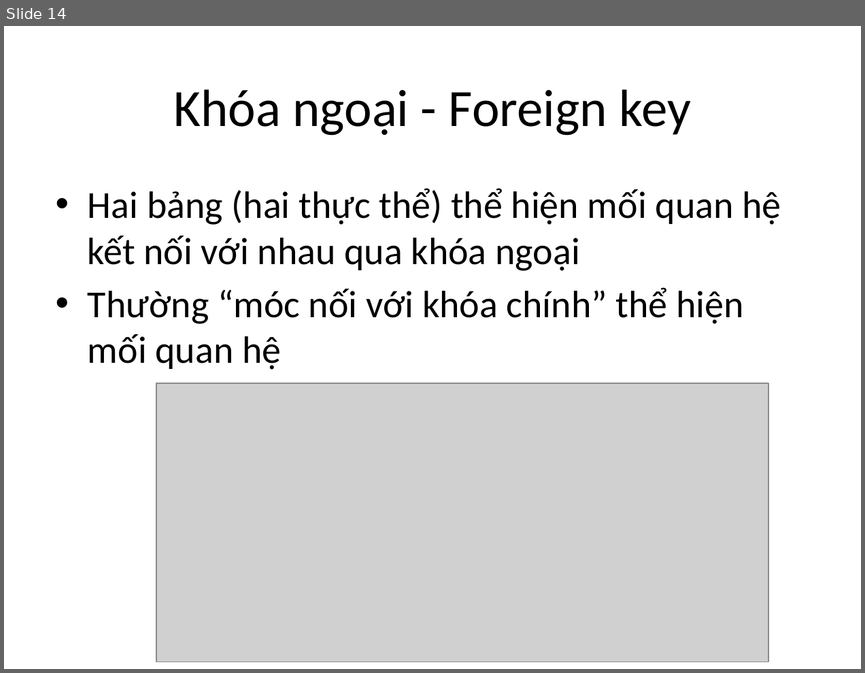
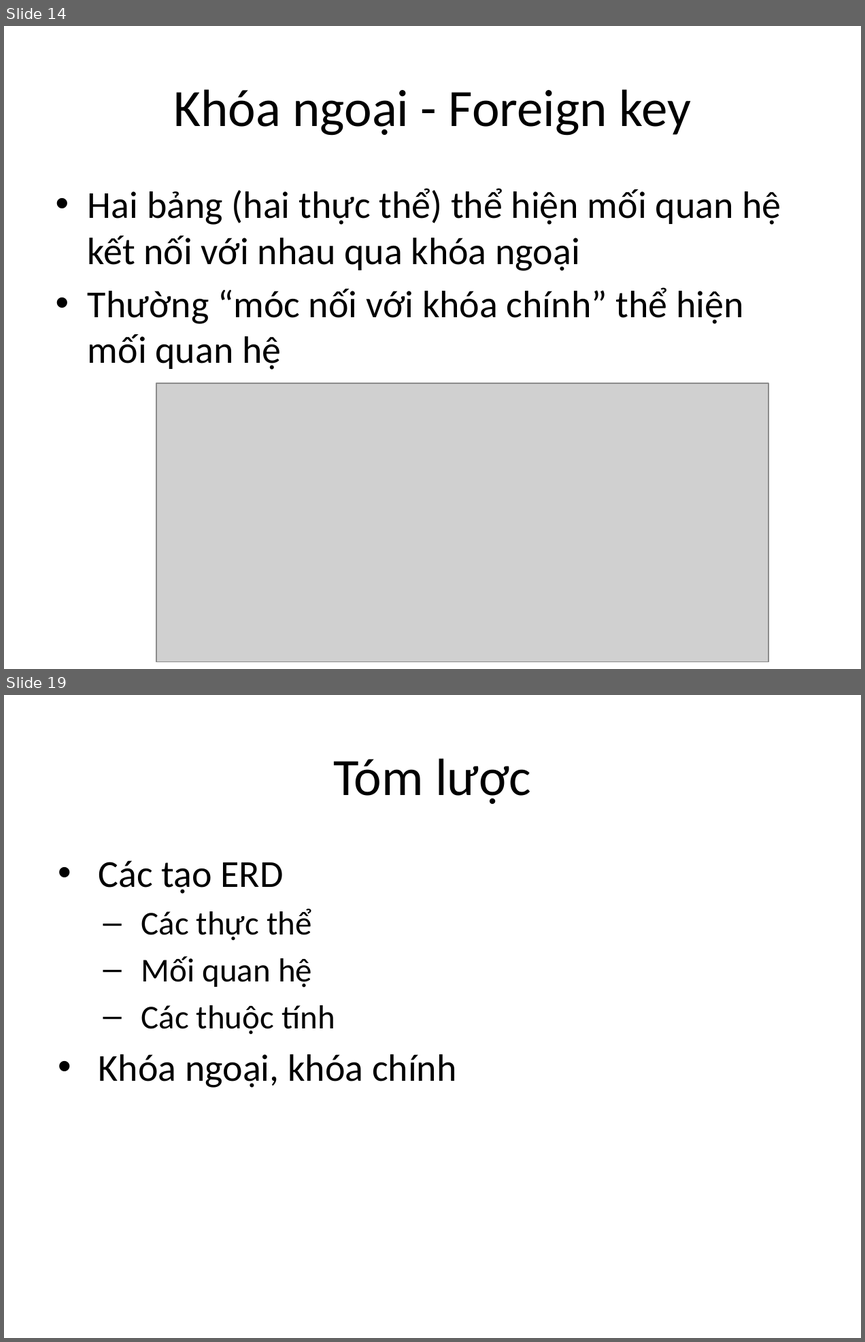
Before and after one commit to phithanh97cs/T3H, a slide deck: Database/RDBMS/2. Thiết kế CSDL.pptx. Shown one above the other, each under a label of ours: slide 14 before the commit, slides 14 and 19 after it; the slides between them are not shown. The pictures are 865x673 and 865x1342 pixels, drawn with LibreOffice and Linux fonts; fonts in the diff are those of the drawing; grey boxes stand for pictures. Boxes give left, top, right and bottom in pixels: in the first picture for what was removed or moved away, otherwise in the second. Text is boxed around its words. In the diff, an @@ line names an element or a change of style, - is before the commit and + after.

```diff
--- a/Database/RDBMS/2. Thiết kế CSDL.pptx
+++ b/Database/RDBMS/2. Thiết kế CSDL.pptx
@@ slide 19 added at [4, 695, 861, 1338], background #FFFFFF @@
@@ title added at [333, 758, 531, 804], 44 pt, text #000000 @@
+Tóm lược
@@ text added at [99, 860, 457, 1087], 28 pt, text #000000 @@
+• Các tạo ERD
+  – Các thực thể
+  – Mối quan hệ
+  – Các thuộc tính
+• Khóa ngoại, khóa chính
```
Also in this commit, not shown: 6 other slides added.
